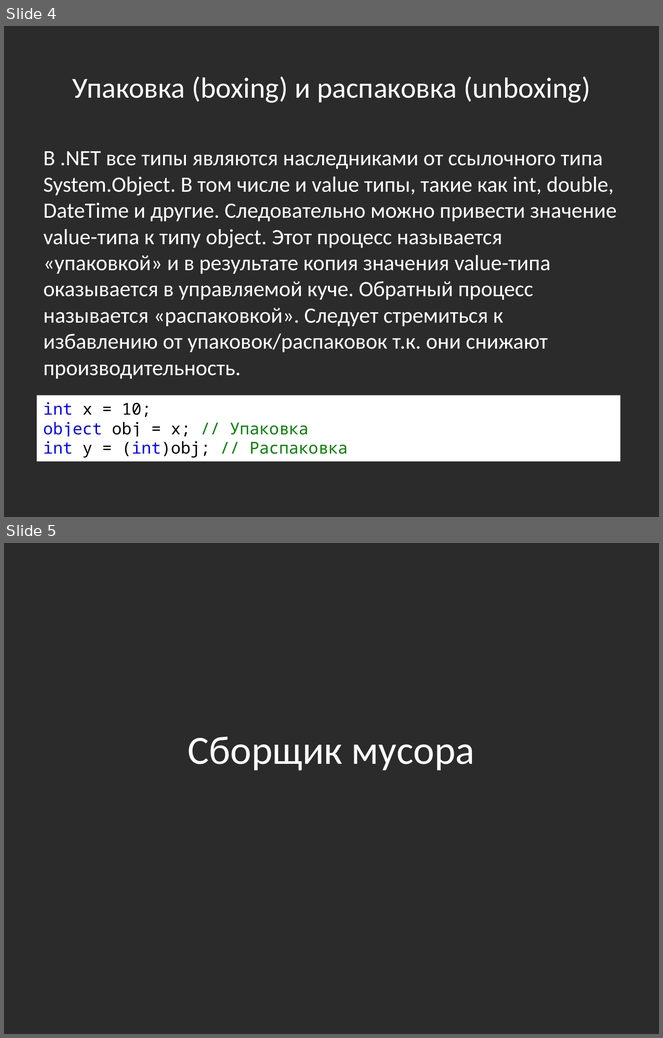
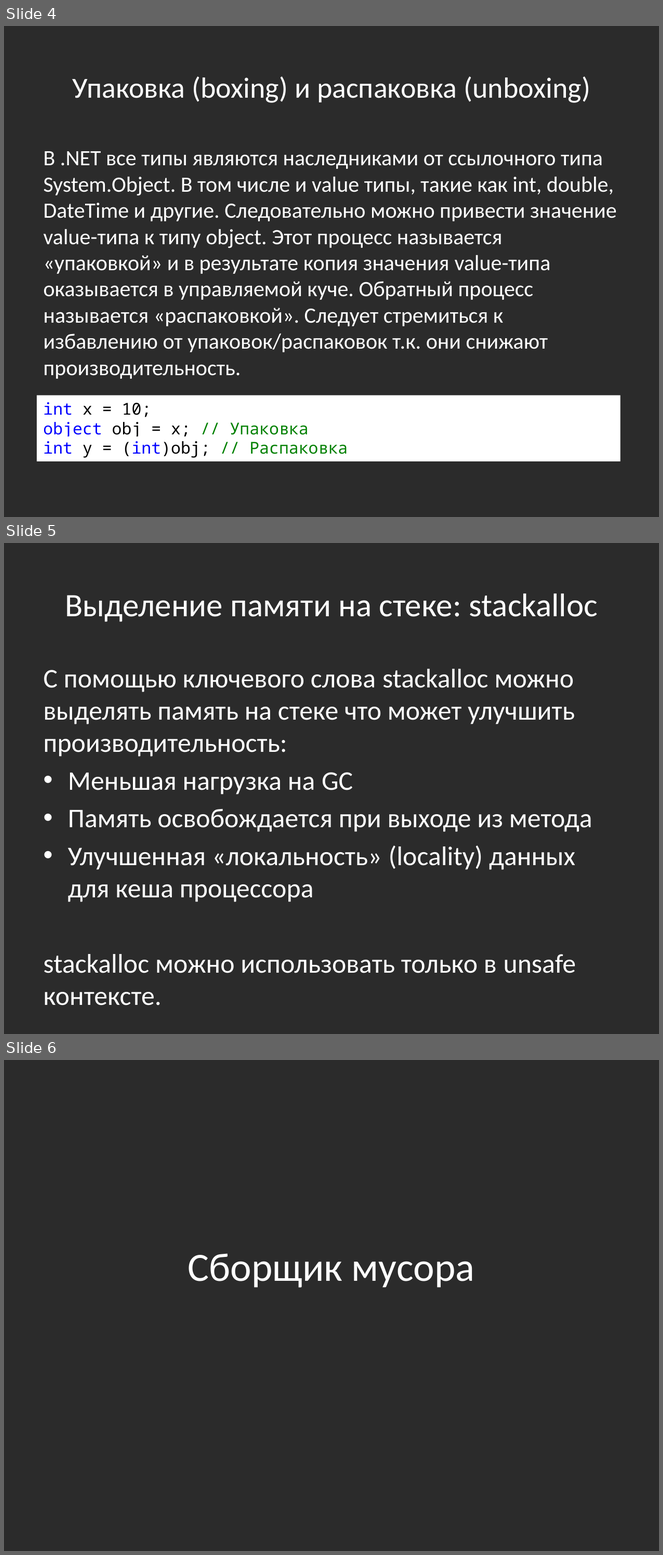
Before and after one commit to bazile/Training, a slide deck: Presentation/memory-management-and-gc.pptx. Shown one above the other, each under a label of ours: slides 4 and 5 before the commit, slides 4, 5 and 6 after it. The pictures are 663x1038 and 663x1555 pixels, drawn with LibreOffice and Linux fonts; fonts in the diff are those of the drawing; background and template pictures are left out; a plain dark background stands for a picture behind light text. Boxes give left, top, right and bottom in pixels: in the first picture for what was removed or moved away, otherwise in the second. Text is boxed around its words. In the diff, an @@ line names an element or a change of style, - is before the commit and + after.

Commit message:
stackalloc keyword

```diff
--- a/Presentation/memory-management-and-gc.pptx
+++ b/Presentation/memory-management-and-gc.pptx
@@ slide 5 added at (4, 543, 659, 1034), background picture (left out) @@
@@ title added at (65, 593, 598, 622), 36 pt, text #FFFFFF @@
+Выделение памяти на стеке: stackalloc
@@ text added at (44, 669, 593, 974), 29.6 pt, text #FFFFFF @@
+С помощью ключевого слова stackalloc можно выделять память на стеке что может улучшить производительность:
+• Меньшая нагрузка на GC
+• Память освобождается при выходе из метода
+• Улучшенная «локальность» (locality) данных для кеша процессора
+stackalloc можно использовать только в unsafe контексте.
@@ what was slide 5 is now slide 6 @@
```
